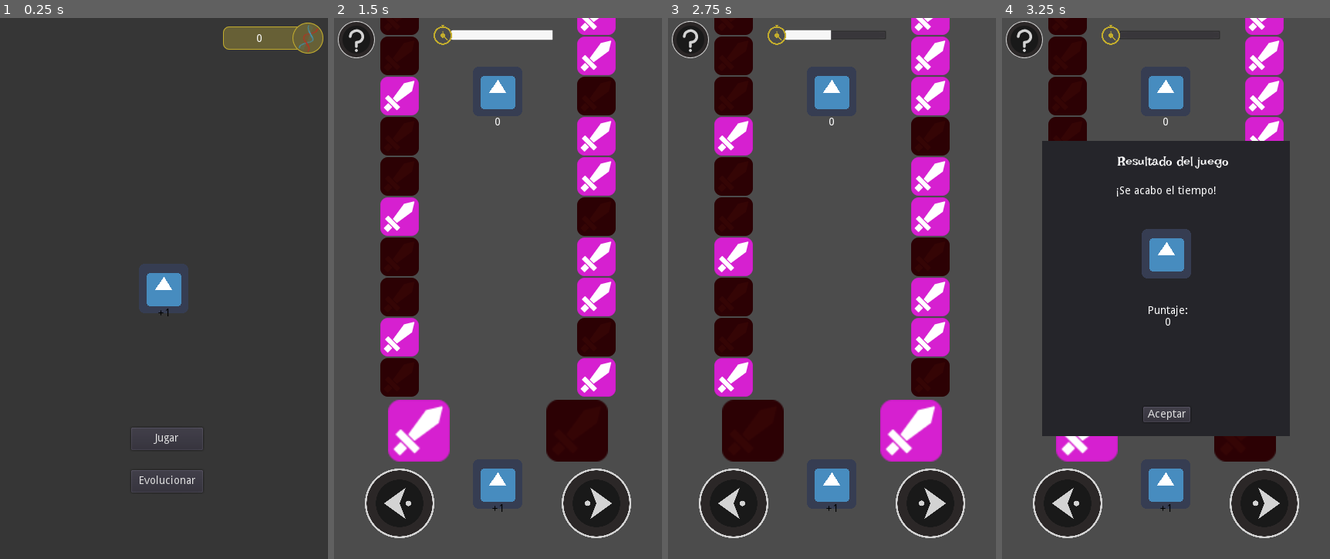
Above: before the commit, frames 1-4 (left to right).
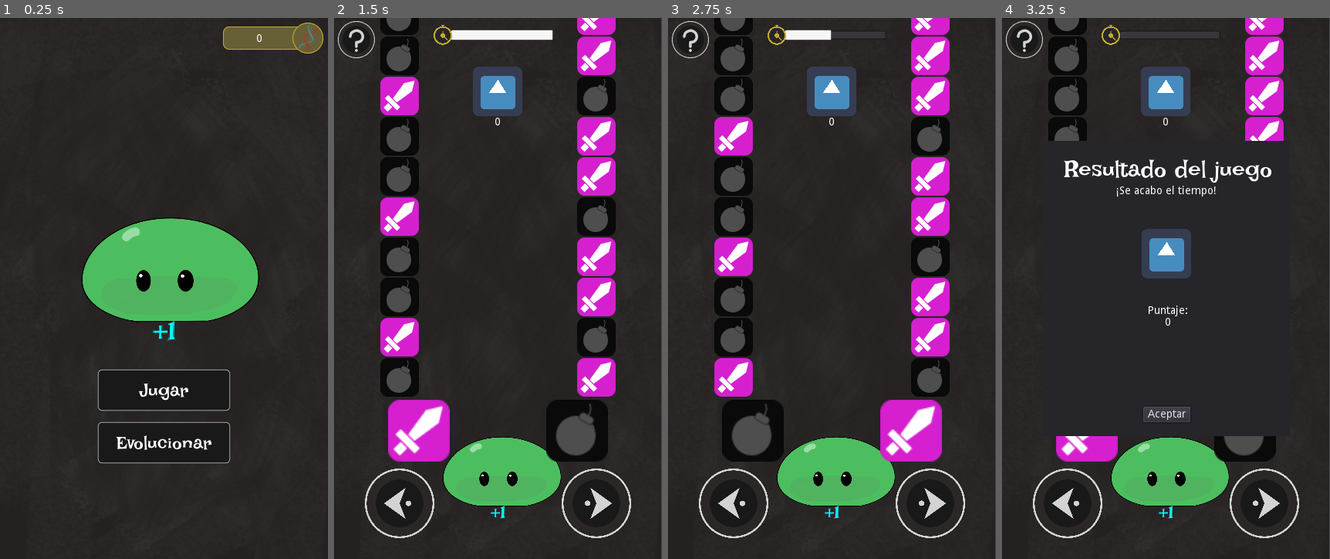
Above: after the commit, the same moments.

Repository: Raizu548/JAM-ChacoDevs
Game: Godot game, scene res://juego/menus/MenuPrincipal.tscn
The game is run twice, just before and just after one commit, with the same random seed, the same clock (stepped at 60 frames per second) and the same inputs. The project has no main scene, so this scene is started directly. The engine's default icon, where the game draws it, is replaced by a stand-in: a white triangle on a blue panel in a dark square.
Inputs:
- Up to frame 1 (0.25 s): no input
- Up to frame 2 (1.5 s): click "Evolucionar" at 0.5 s; click "Jugar" at 1.25 s
- Up to frame 3 (2.75 s): tap Enter at 2 s; tap Right (flecha_der) at 2.1 s
- Up to frame 4 (3.25 s): tap Space at 2.75 s; hold Left (flecha_izq) from 2.78 s (still down); tap Right (flecha_der) at 2.85 s

The runs differ from the first frame. In frame 1, 15% of the frame differs, in the area x 24-80%, y 36-88%; in frame 2, 83%; in frame 3, 83%, in the area x 0-100%, y 0-100%; in frame 4, 49%.

Commit message:
Diseño de botones, Sprite moustro y menuPrincipal

Diff:
--- a/juego/HUD/VentanaEmergentederrota.tscn
+++ b/juego/HUD/VentanaEmergentederrota.tscn
@@ -5,6 +5,7 @@
 [ext_resource path="res://recursos/font/IrishGrover-Regular.ttf" type="DynamicFontData" id=3]
 
 [sub_resource type="DynamicFont" id=1]
+size = 30
 font_data = ExtResource( 3 )
 
 [node name="VentanaEmergentederrota" type="Panel"]
@@ -19,10 +20,10 @@
 [node name="LabelResultado" type="Label" parent="."]
 anchor_left = 0.5
 anchor_right = 0.5
-margin_left = -62.5
-margin_top = 16.0
-margin_right = 63.5
-margin_bottom = 30.0
+margin_left = -131.5
+margin_top = 18.0
+margin_right = 137.5
+margin_bottom = 55.0
 custom_fonts/font = SubResource( 1 )
 text = "Resultado del juego"
 
--- /dev/null
+++ b/juego/botones/BotonBase.tscn
@@ -0,0 +1,19 @@
+[gd_scene load_steps=4 format=2]
+
+[ext_resource path="res://recursos/font/IrishGrover-Regular.ttf" type="DynamicFontData" id=1]
+[ext_resource path="res://juego/botones/BotonDiseñoBlancoyNegro.tres" type="StyleBox" id=2]
+
+[sub_resource type="DynamicFont" id=1]
+size = 24
+font_data = ExtResource( 1 )
+
+[node name="BotonBase" type="Button"]
+margin_right = 171.0
+margin_bottom = 53.0
+custom_colors/font_color = Color( 1, 1, 1, 1 )
+custom_colors/font_color_hover = Color( 0.760784, 0.67451, 0.176471, 1 )
+custom_fonts/font = SubResource( 1 )
+custom_styles/hover = ExtResource( 2 )
+custom_styles/pressed = ExtResource( 2 )
+custom_styles/normal = ExtResource( 2 )
+text = "Jugar"
--- /dev/null
+++ b/juego/botones/BotonBaseDiseñoJugar.tres
@@ -0,0 +1,13 @@
+[gd_resource type="StyleBoxFlat" format=2]
+
+[resource]
+bg_color = Color( 0.0431373, 0.592157, 0.152941, 1 )
+border_width_left = 1
+border_width_top = 1
+border_width_right = 1
+border_width_bottom = 1
+border_color = Color( 1, 1, 1, 1 )
+corner_radius_top_left = 5
+corner_radius_top_right = 5
+corner_radius_bottom_right = 5
+corner_radius_bottom_left = 5
--- /dev/null
+++ b/juego/botones/BotonDiseñoBlancoyNegro.tres
@@ -0,0 +1,13 @@
+[gd_resource type="StyleBoxFlat" format=2]
+
+[resource]
+bg_color = Color( 0.0980392, 0.0980392, 0.0980392, 1 )
+border_width_left = 1
+border_width_top = 1
+border_width_right = 1
+border_width_bottom = 1
+border_color = Color( 0.635294, 0.627451, 0.627451, 1 )
+corner_radius_top_left = 5
+corner_radius_top_right = 5
+corner_radius_bottom_right = 5
+corner_radius_bottom_left = 5
--- /dev/null
+++ b/juego/botones/BotonDiseñoEvolucionar.tres
@@ -0,0 +1,13 @@
+[gd_resource type="StyleBoxFlat" format=2]
+
+[resource]
+bg_color = Color( 0.74902, 0.0313726, 0.0313726, 1 )
+border_width_left = 1
+border_width_top = 1
+border_width_right = 1
+border_width_bottom = 1
+border_color = Color( 1, 1, 1, 1 )
+corner_radius_top_left = 5
+corner_radius_top_right = 5
+corner_radius_bottom_right = 5
+corner_radius_bottom_left = 5
--- a/juego/cuadros/CuadroAccion.gd
+++ b/juego/cuadros/CuadroAccion.gd
@@ -1,10 +1,7 @@
 class_name CuadroAccion
 extends Node2D
 
-export(String, "espada", "bomba") var tipo setget ,get_tipo
-
-onready var iconEspada = $SpriteEspada
-onready var iconBomba = $SpriteBomba
+export(String, "espada", "bomba","calavera") var tipo setget ,get_tipo
 
 var mi_pos: Vector2 = Vector2.ZERO
 
@@ -15,9 +12,11 @@
 	global_position = mi_pos
 
 	if tipo == "espada":
-		iconEspada.visible = true
+		$SpriteEspada.visible = true
 	elif tipo == "bomba":
-		iconBomba.visible = true
+		$SpriteBomba.visible = true
+	else:
+		$SpriteCalavera.visible = true
 
 
 func crear(pos: Vector2, tipo_cuadro: String):
--- a/juego/cuadros/CuadroAccion.tscn
+++ b/juego/cuadros/CuadroAccion.tscn
@@ -1,7 +1,9 @@
-[gd_scene load_steps=3 format=2]
+[gd_scene load_steps=5 format=2]
 
 [ext_resource path="res://juego/cuadros/iconoEspadaPequeno.png" type="Texture" id=1]
 [ext_resource path="res://juego/cuadros/CuadroAccion.gd" type="Script" id=2]
+[ext_resource path="res://juego/cuadros/iconoBomba.png" type="Texture" id=3]
+[ext_resource path="res://juego/cuadros/calavera_rojo.png" type="Texture" id=4]
 
 [node name="CuadroAccion" type="Node2D"]
 script = ExtResource( 2 )
@@ -12,5 +14,8 @@
 
 [node name="SpriteBomba" type="Sprite" parent="."]
 visible = false
-modulate = Color( 0.207843, 0.0196078, 0.0196078, 1 )
-texture = ExtResource( 1 )
+texture = ExtResource( 3 )
+
+[node name="SpriteCalavera" type="Sprite" parent="."]
+visible = false
+texture = ExtResource( 4 )
--- a/juego/menus/MenuPrincipal.tscn
+++ b/juego/menus/MenuPrincipal.tscn
@@ -1,8 +1,10 @@
-[gd_scene load_steps=4 format=2]
+[gd_scene load_steps=6 format=2]
 
 [ext_resource path="res://juego/HUD/PanelPuntuacion.tscn" type="PackedScene" id=1]
 [ext_resource path="res://juego/moustro/Moustro.tscn" type="PackedScene" id=2]
 [ext_resource path="res://juego/menus/MenuPrincipal.gd" type="Script" id=3]
+[ext_resource path="res://assents temporal/fondo2.png" type="Texture" id=4]
+[ext_resource path="res://juego/botones/BotonBase.tscn" type="PackedScene" id=5]
 
 [node name="MenuPrincipal" type="Control"]
 anchor_right = 1.0
@@ -15,37 +17,28 @@
 juego = "res://juego/nivel/Nivel.tscn"
 menu_evolucion = "res://juego/menus/MenuEvolucionar.tscn"
 
-[node name="ColorRect" type="ColorRect" parent="."]
-anchor_right = 1.0
-anchor_bottom = 1.0
-color = Color( 0.211765, 0.211765, 0.211765, 1 )
+[node name="Sprite" type="Sprite" parent="."]
+position = Vector2( 213, 350 )
+texture = ExtResource( 4 )
 
 [node name="PanelPuntuacion" parent="." instance=ExtResource( 1 )]
 position = Vector2( 354, 26 )
 
 [node name="Moustro" parent="." instance=ExtResource( 2 )]
 position = Vector2( 212, 350 )
+scale = Vector2( 1.5, 1.5 )
 
-[node name="BotonJugar" type="Button" parent="."]
-anchor_left = 0.5
-anchor_top = 1.0
-anchor_right = 0.5
-anchor_bottom = 1.0
-margin_left = -42.5
-margin_top = -170.0
-margin_right = 50.5
-margin_bottom = -141.0
-text = "Jugar"
+[node name="BotonJugar" parent="." instance=ExtResource( 5 )]
+margin_left = 127.0
+margin_top = 455.0
+margin_right = 298.0
+margin_bottom = 508.0
 
-[node name="BotonEvolucionar" type="Button" parent="."]
-anchor_left = 0.5
-anchor_top = 1.0
-anchor_right = 0.5
-anchor_bottom = 1.0
-margin_left = -42.5
-margin_top = -115.0
-margin_right = 50.5
-margin_bottom = -86.0
+[node name="BotonEvolucionar" parent="." instance=ExtResource( 5 )]
+margin_left = 127.0
+margin_top = 523.0
+margin_right = 298.0
+margin_bottom = 576.0
 text = "Evolucionar"
 
 [connection signal="pressed" from="BotonJugar" to="." method="_on_BotonJugar_pressed"]
--- a/juego/moustro/Moustro.tscn
+++ b/juego/moustro/Moustro.tscn
@@ -1,20 +1,40 @@
-[gd_scene load_steps=3 format=2]
+[gd_scene load_steps=7 format=2]
 
-[ext_resource path="res://icon.png" type="Texture" id=1]
+[ext_resource path="res://juego/moustro/slime.png" type="Texture" id=1]
 [ext_resource path="res://juego/moustro/Moustro.gd" type="Script" id=2]
+[ext_resource path="res://recursos/font/IrishGrover-Regular.ttf" type="DynamicFontData" id=3]
+[ext_resource path="res://juego/moustro/slime_128.png" type="Texture" id=4]
+[ext_resource path="res://juego/moustro/slime_500.png" type="Texture" id=5]
+
+[sub_resource type="DynamicFont" id=1]
+size = 24
+font_data = ExtResource( 3 )
 
 [node name="Moustro" type="Node2D"]
 script = ExtResource( 2 )
 
 [node name="SpriteNivel1" type="Sprite" parent="."]
+position = Vector2( 19, -13 )
+scale = Vector2( 0.18, 0.18 )
 texture = ExtResource( 1 )
+
+[node name="SpriteNivel2" type="Sprite" parent="."]
+visible = false
+position = Vector2( 5, 4 )
+texture = ExtResource( 4 )
+
+[node name="SpriteNivel3" type="Sprite" parent="."]
+visible = false
+position = Vector2( 29, -41 )
+texture = ExtResource( 5 )
 
 [node name="LabelBonus" type="Label" parent="."]
 margin_left = -19.0
-margin_top = 25.0
+margin_top = 22.0
 margin_right = 21.0
-margin_bottom = 39.0
-custom_colors/font_color = Color( 0, 0, 0, 1 )
-text = "+5"
+margin_bottom = 51.0
+custom_colors/font_color = Color( 0, 1, 0.972549, 1 )
+custom_fonts/font = SubResource( 1 )
+text = "+3"
 align = 1
 valign = 1
--- a/juego/nivel/Nivel.tscn
+++ b/juego/nivel/Nivel.tscn
@@ -7,6 +7,7 @@
 [ext_resource path="res://juego/moustro/Moustro.tscn" type="PackedScene" id=5]
 [ext_resource path="res://juego/cuadroInformacion/PuntuacionInGame.tscn" type="PackedScene" id=6]
 [ext_resource path="res://juego/HUD/VentanaEmergentederrota.tscn" type="PackedScene" id=7]
+[ext_resource path="res://assents temporal/fondo2.png" type="Texture" id=8]
 [ext_resource path="res://assents temporal/botonPregunta.png" type="Texture" id=9]
 
 [node name="Nivel" type="Node2D"]
@@ -16,6 +17,27 @@
 "_edit_vertical_guides_": [ 212.0, 40.0, 385.0, 60.0, 365.0, 85.0, 340.0, 70.0, 355.0 ]
 }
 cuadroAccion = ExtResource( 3 )
+
+[node name="Control" type="Control" parent="."]
+margin_right = 426.0
+margin_bottom = 705.0
+
+[node name="ColorRect" type="ColorRect" parent="Control"]
+visible = false
+anchor_right = 1.0
+anchor_bottom = 1.0
+color = Color( 0.443137, 0.776471, 0.807843, 1 )
+
+[node name="Sprite" type="Sprite" parent="Control"]
+position = Vector2( 212, 350 )
+texture = ExtResource( 8 )
+
+[node name="HUD" type="CanvasLayer" parent="."]
+pause_mode = 2
+
+[node name="VentanaEmergentederrota" parent="HUD" instance=ExtResource( 7 )]
+visible = false
+menu_principal = "res://juego/menus/MenuPrincipal.tscn"
 
 [node name="BotonIzq" parent="." instance=ExtResource( 1 )]
 position = Vector2( 85, 628 )
@@ -133,13 +155,6 @@
 tiempoMax = 3.0
 tiempoDisminuido = 1.0
 
-[node name="HUD" type="CanvasLayer" parent="."]
-pause_mode = 2
-
-[node name="VentanaEmergentederrota" parent="HUD" instance=ExtResource( 7 )]
-visible = false
-menu_principal = "res://juego/menus/MenuPrincipal.tscn"
-
 [node name="BotonPregunta" type="Sprite" parent="."]
 position = Vector2( 29, 28 )
 texture = ExtResource( 9 )
Binary file added: assents temporal/fondo1.png
Not shown, added: assents temporal/fondo1.png.import
Binary file added: assents temporal/fondo2.png
Not shown, added: assents temporal/fondo2.png.import
Binary file added: assents temporal/icon_bomba_explosion.png
Not shown, added: assents temporal/icon_bomba_explosion.png.import
Binary file added: assents temporal/inconExplosion.png
Not shown, added: assents temporal/inconExplosion.png.import
Binary file added: juego/cuadros/calavera_rojo.png
Not shown, added: juego/cuadros/calavera_rojo.png.import
Binary file added: juego/cuadros/iconoBomba.png
Not shown, added: juego/cuadros/iconoBomba.png.import
(and 9 more such lines)
